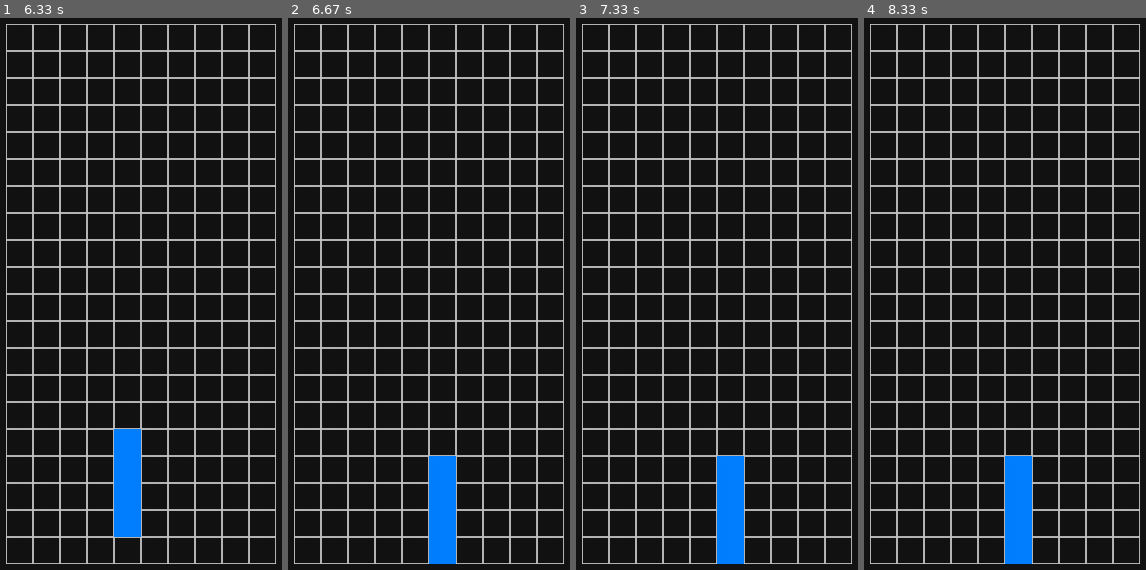
Above: before the commit, frames 1-4 (left to right).
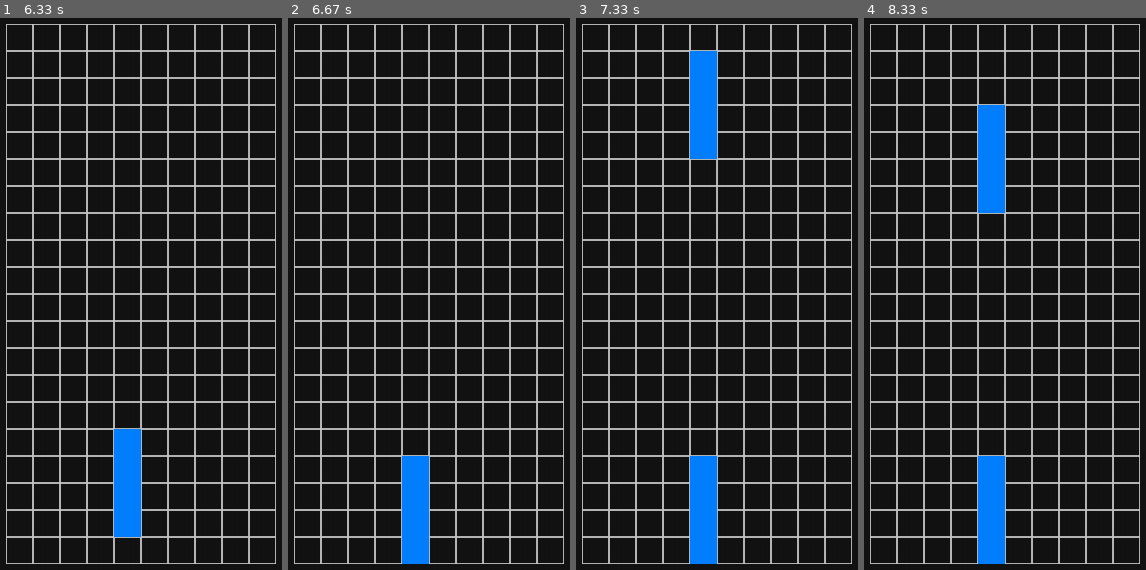
Above: after the commit, the same moments.

Repository: phi-luan/pygame-tetris
Game: pygame game, started from main.py
Same seed, same stepped clock (60 frames per second), same inputs: the game is played once before the commit and once after it.
Inputs:
- Up to frame 1 (6.33 s): hold Right 0.33-0.8 s; hold Right 0.83-1.3 s; hold Left 1.33-1.87 s; hold Down 1.9-2.2 s; hold Left 2.23-2.63 s; hold Right 2.67-3.3 s; hold Down 3.33-3.7 s; hold Left 3.73-4.2 s; hold Right 4.23-4.7 s; hold Right 4.73-5.2 s; hold Left 5.23-5.77 s; hold Down 5.8-6.1 s; hold Left from 6.13 s (still down)
- Up to frame 2 (6.67 s): release Left at 6.53 s; hold Right from 6.57 s (still down)
- Up to frame 3 (7.33 s): release Right at 7.2 s; hold Down from 7.23 s (still down)
- Up to frame 4 (8.33 s): release Down at 7.6 s; hold Left 7.63-8.1 s; hold Right from 8.13 s (still down)

Frame 1 is identical in both runs. In frame 2, 3.7% of the frame differs, in the area x 40-60%, y 79-99%; in frame 3, 5.6%, in the area x 40-60%, y 5-99%; in frame 4, 5.6%.

Commit message:
structure + game logic changed

Diff:
--- a/blocks/block.py
+++ b/blocks/block.py
@@ -49,24 +49,31 @@
             for unit in self.units:
                 unit.index_j -= 1
 
+    def fall(self):
+        for unit in self.units:
+            unit.index_j += 1
+            unit.rect.y += const.BLOCK_SIZE
+
     def has_collided(self, board) -> bool:
         for unit in self.units:
-            if unit.index_j == const.BOARD_HEIGHT or board.coordinates[unit.index_j][unit.index_i][0] == True :
+            # check if the block has touched the ground
+            if unit.index_j >= const.BOARD_HEIGHT - 1:
                 return True
-            elif 0 >= unit.index_i >= 19:
+            # check if the block has touched the side borders
+            elif unit.index_i < 0 or unit.index_i > 9:
+                return True
+            # check if the block has touched an another block
+            elif board.coordinates[unit.index_j + 1][unit.index_i][0]:
                 return True
         return False
 
     def update_frame(self, board):
-        if (not self.has_collided(board)):
-            self.move_down(board)
-
+        if not self.has_collided(board):
+            self.fall()
         else:
             pygame.time.set_timer(self.next_frame_event, 0)
             board.add_block(self)
-            pygame.time.set_timer(self.next_frame_event, 500)
-            self.units = None
-
+            self.units = None  # Careful: ensure this is the right approach to "deactivate" the current block
 
     def draw(self, surface):
         self.units.draw(surface)
--- a/blocks/i_block.py
+++ b/blocks/i_block.py
@@ -8,6 +8,6 @@
         self.first = Unit(4, 0, const.BLUE)
         self.second = Unit(4, 1, const.BLUE)
         self.third = Unit(4, 2, const.BLUE)
-        self.forth = Unit(4, 3, const.BLUE)
+        self.fourth = Unit(4, 3, const.BLUE)
 
-        self.units.add(self.first, self.second, self.third, self.forth)
+        self.units.add(self.first, self.second, self.third, self.fourth)
--- a/blocks/unit.py
+++ b/blocks/unit.py
@@ -24,4 +24,4 @@
     #     return ((self.x - const.GRID_START_X) // const.BLOCK_SIZE, (self.y - const.GRID_START_Y) // const.BLOCK_SIZE)
 
     def __str__(self) -> str:
-        return f'{self.convert_to_coordinates()}'
+        return f'{(self.index_i, self.index_j)}'
--- a/main.py
+++ b/main.py
@@ -6,6 +6,9 @@
 import constants as const
 
 def draw_grid(board):
+
+    SCREEN.fill(const.BLACK)
+
     for x in range(const.GRID_START_X, const.GRID_END_X, const.BLOCK_SIZE):
         for y in range(const.GRID_START_Y, const.GRID_END_Y, const.BLOCK_SIZE):
             i, j = ((x - const.GRID_START_X) // const.BLOCK_SIZE, (y - const.GRID_START_Y) // const.BLOCK_SIZE)
@@ -16,10 +19,6 @@
             else:
                 rect = pygame.Rect(x, y, const.BLOCK_SIZE, const.BLOCK_SIZE)
                 pygame.draw.rect(SCREEN, const.WHITE, rect, 1)
-
-def update_main_interface(board):
-    SCREEN.fill(const.BLACK)
-    draw_grid(board)
 
 def check_user_input(current_block, board):
     for event in pygame.event.get():
@@ -49,7 +48,7 @@
 
     while True:
         check_user_input(current_block, board)
-        update_main_interface(board)
+        draw_grid(board)
         if current_block.units == None:
             current_block = I_Block()
         current_block.draw(SCREEN)
